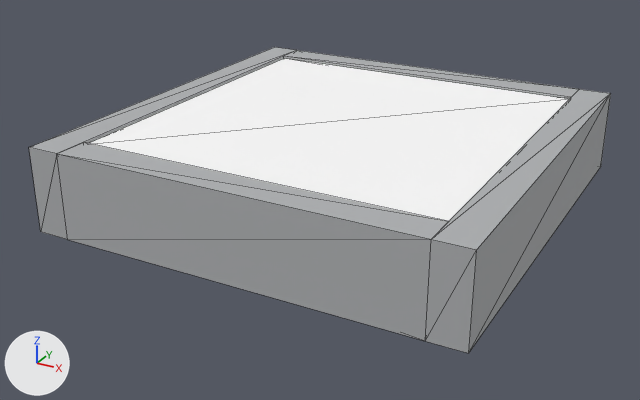
Before and after pictures for a commit that changed the glTF model models/kit/floor11_glass.glb.
Both versions are drawn from a 50 mm camera at (0.901, -1.761, 0.857) aimed at (-0.032, -0.063, 0.009). The axes (+X, +Y, +Z) are drawn at lower left. The lights are the same throughout. The older version comes first. Mesh edges are drawn as thin lines. Vertices at exactly the same position are counted once.

Objects in the first picture: 'floor11_glass'.
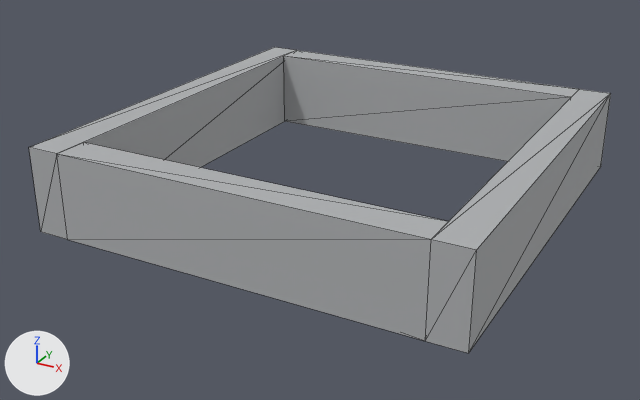
Changed parts and their boxes (x1, y1, x2, y2) in the pictures (640 x 400 px):
part 1 of me_base, deleted
    before: (89, 58, 569, 221)

Patch to the scene script:
```diff
--- a/models/kit/floor11_glass.glb.py
+++ b/models/kit/floor11_glass.glb.py
@@ me_base @@
 # used by ob_floor11_glass; location = (0.0, 0.0, 0.0)
-me_base.from_pydata(...)  # 32 vertices, 60 faces; spans x -0.5..0.5, y -0.5..0.5, z 0.0..0.2
-me_base.materials.append(mat_pane)
+me_base.from_pydata(...)  # 24 vertices, 48 faces; spans x -0.5..0.5, y -0.5..0.5, z 0.0..0.2
+# me_base part 1: the loose piece of 8 vertices spanning x -0.42..0.42, y -0.42..0.42, z 0.17..0.194 is deleted
 me_base.materials.append(mat_steel)
```
